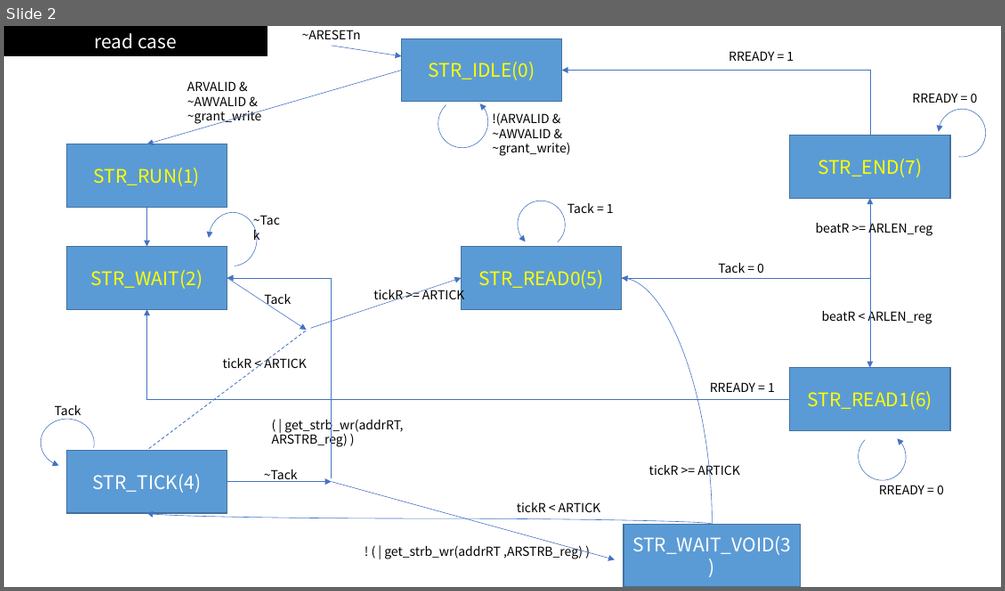
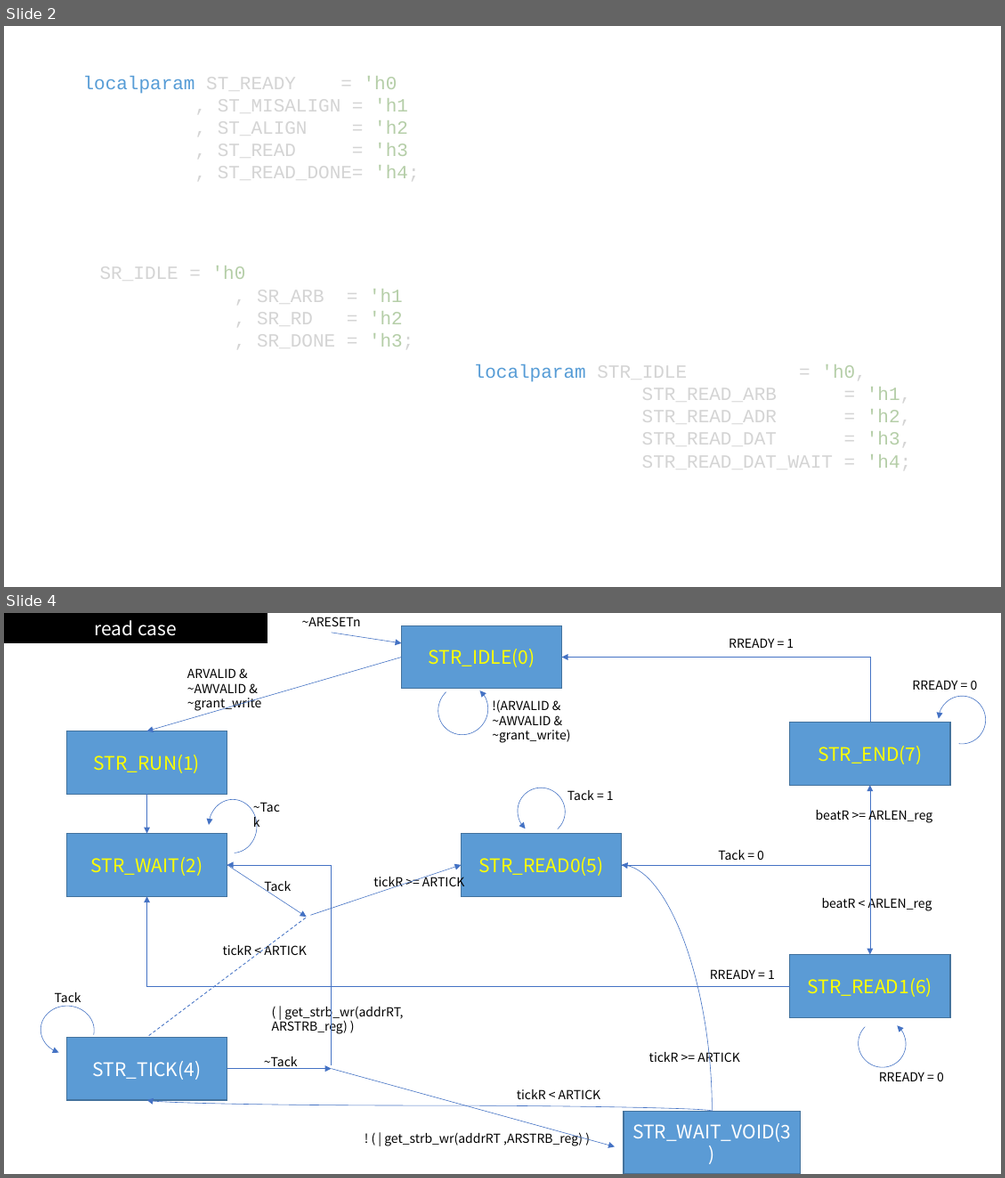
Before and after one commit to jeongjiseung/amba-bus-study, a slide deck: axi_dma/state diagram_yet.pptx. Shown one above the other, each under a label of ours: slide 2 before the commit, slides 2 and 4 after it; the slides between them are not shown. The pictures are 1005x591 and 1005x1178 pixels, drawn with LibreOffice and Linux fonts; fonts in the diff are those of the drawing. Boxes give left, top, right and bottom in pixels: in the first picture for what was removed or moved away, otherwise in the second. Text is boxed around its words. In the diff, an @@ line names an element or a change of style, - is before the commit and + after.

```diff
--- a/axi_dma/state diagram_yet.pptx
+++ b/axi_dma/state diagram_yet.pptx
@@ slide 2 added at <box>4,26,1001,587</box>, background #FFFFFF @@
@@ text added at <box>83,76,419,181</box>, 18 pt, text #D4D4D4 @@
+localparam ST_READY = 'h0
+, ST_MISALIGN = 'h1
+, ST_ALIGN = 'h2
+, ST_READ = 'h3
+, ST_READ_DONE= 'h4;
@@ text added at <box>100,265,413,349</box>, 18 pt, text #D4D4D4 @@
+SR_IDLE = 'h0
+, SR_ARB = 'h1
+, SR_RD = 'h2
+, SR_DONE = 'h3;
@@ text added at <box>474,364,911,469</box>, 18 pt, text #D4D4D4 @@
+localparam STR_IDLE = 'h0,
+STR_READ_ARB = 'h1,
+STR_READ_ADR = 'h2,
+STR_READ_DAT = 'h3,
+STR_READ_DAT_WAIT = 'h4;
@@ what was slide 2 is now slide 4 @@
```
Also in this commit, not shown: 1 slide changed, 1 other slide added, 1 slide removed, 52 other files.
